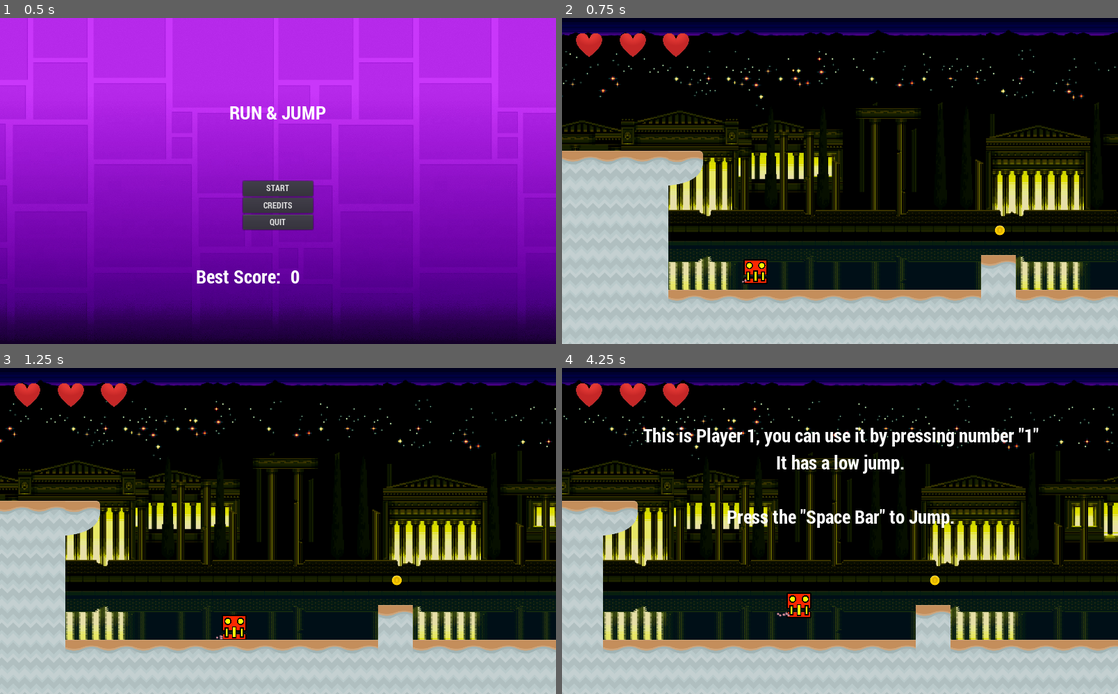
Above: before the commit, frames 1-4 (two rows, left to right).
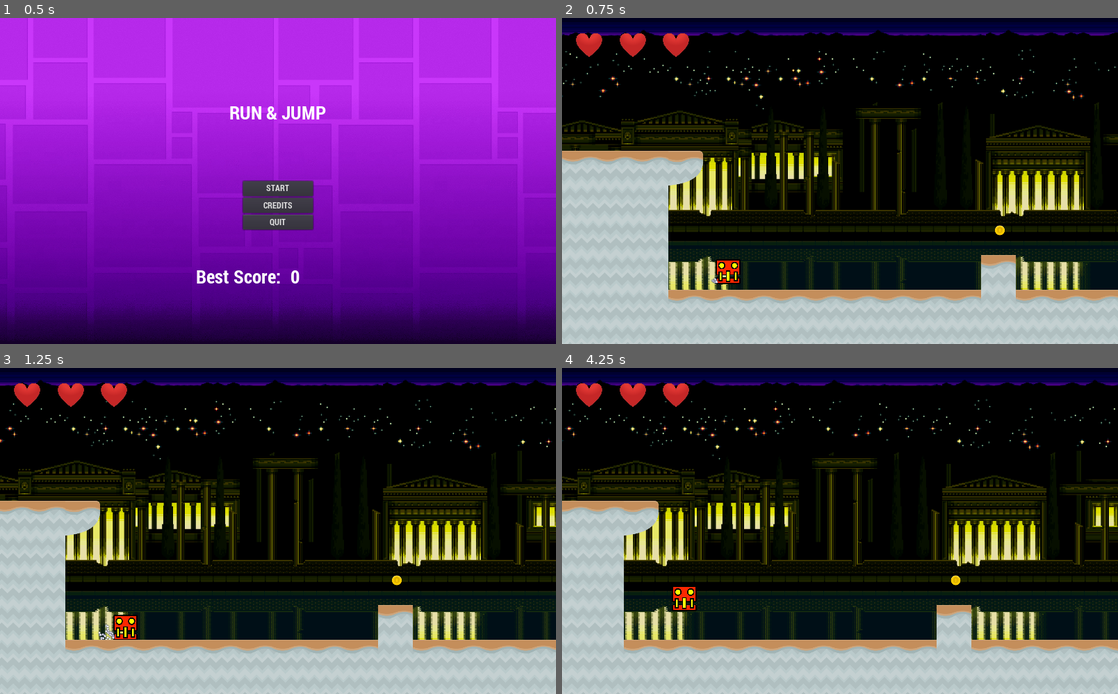
Above: after the commit, the same moments.

Repository: BianchiniMaxi/Programacion-de-Videojuegos-3--Bianchini-Maxi
Game: Godot game, scene res://Scenes/Menu.tscn
Two runs of this game, one before a commit and one after it. Both use one fixed random seed, a clock stepped at 60 frames per second and the inputs below.
Inputs:
- Up to frame 1 (0.5 s): no input
- Up to frame 2 (0.75 s): click "START" at 0.5 s
- Up to frame 3 (1.25 s): no input
- Up to frame 4 (4.25 s): hold Space (ui_jump) 1.28-2.03 s; tap Space (ui_jump) at 2.1, 2.27, 2.57, 3.6, 3.77, 4.07 s; hold Space (ui_jump) 2.78-3.53 s

Frame 1 is identical in both runs. In frame 2, 0.5% of the frame differs, in the area x 26-37%, y 73-82%; in frame 3, 0.6%; in frame 4, 21%, in the area x 0-100%, y 3-88%.
Error before the commit: Invalid set index 'emitting' (on base: 'null instance') with value of type 'bool'. (res://Sripts/Jugador.gd:86)

Commit message:
Particles2D

Diff:
--- a/MyProyectGodot/Scenes/Jugador.tscn
+++ b/MyProyectGodot/Scenes/Jugador.tscn
@@ -1,10 +1,21 @@
-[gd_scene load_steps=9 format=2]
+[gd_scene load_steps=11 format=2]
 
 [ext_resource path="res://Sripts/Jugador.gd" type="Script" id=1]
 [ext_resource path="res://Image/Player/Player 2.png" type="Texture" id=2]
 [ext_resource path="res://Image/Player/Player.png" type="Texture" id=3]
 [ext_resource path="res://Image/Player/Player 3.png" type="Texture" id=4]
 [ext_resource path="res://Image/Player/particle.png" type="Texture" id=5]
+
+[sub_resource type="Shader" id=56]
+code = "shader_type canvas_item;
+
+void fragment(){
+
+}
+"
+
+[sub_resource type="ShaderMaterial" id=57]
+shader = SubResource( 56 )
 
 [sub_resource type="RectangleShape2D" id=17]
 extents = Vector2( 136.667, 140 )
@@ -14,14 +25,15 @@
 
 [sub_resource type="ParticlesMaterial" id=55]
 emission_shape = 1
-emission_sphere_radius = 5.0
+emission_sphere_radius = 1.0
 flag_disable_z = true
-gravity = Vector3( -75, 0, 0 )
+gravity = Vector3( 0, 0, 0 )
+initial_velocity = -80.0
 orbit_velocity = 0.0
 orbit_velocity_random = 0.0
-color = Color( 0.909804, 0.615686, 0.615686, 1 )
 
 [node name="Jugador" type="KinematicBody2D" groups=["Jugador"]]
+material = SubResource( 57 )
 position = Vector2( 350, -100 )
 script = ExtResource( 1 )
 textura1 = ExtResource( 3 )
@@ -74,8 +86,9 @@
 }
 
 [node name="Particles2D" type="Particles2D" parent="."]
-position = Vector2( -42, 34 )
-visibility_rect = Rect2( 0, 0, 0, 0 )
+position = Vector2( -43, 38 )
+rotation = 0.47473
+amount = 45
 process_material = SubResource( 55 )
 texture = ExtResource( 5 )
 
--- a/MyProyectGodot/Sripts/Jugador.gd
+++ b/MyProyectGodot/Sripts/Jugador.gd
@@ -37,18 +37,17 @@
 	tiempo_tutorial = 0
 	permitir_muerte = 0
 
-	#$Jugador/Particles2D.position.x = 17
-	#$Jugador/Particles2D.scale = Vector2(1,1)
-
 
 func _physics_process(_delta):
 	if menu_activo != true:
 
 		get_input()
 
+		if !salto && is_on_floor() && !$Particles2D.visible:
+			$Particles2D.visible = true
+			$Particles2D.restart()
+
 		permitir_muerte += _delta
-		#if is_on_floor():
-			#$Jugador/Particles2D.emitting = true
 
 		#APLICAMOS MAS GRAVEDAD CUANDO EL PRESONAJE ESTA CAYENDO
 		if salto && velocidad.y >= 0:
@@ -56,7 +55,7 @@
 			salto = false
 
 		#APLICAMOS LAS FISICAS
-		velocidad.x = velocidad_correr
+		#velocidad.x = velocidad_correr
 		velocidad.y += gravedad * _delta
 		velocidad = move_and_slide(velocidad, Vector2(0, -1))
 	else:
@@ -78,12 +77,12 @@
 #INPUTS DEL JUGADOR
 func get_input():
 
-	if Input.is_action_pressed("ui_jump"):
-		if is_on_floor():
+	if Input.is_action_pressed("ui_jump") && is_on_floor():
 			velocidad.y += fuerza_salto
 			gravedad = 2200
 			salto = true
-			$Jugador/Particles2D.emitting = false
+			$Particles2D.visible = false
+			$Particles2D.emitting = false
 
 	if Input.is_action_pressed("ui_number_1"):
 		$Sprite.texture = textura1
